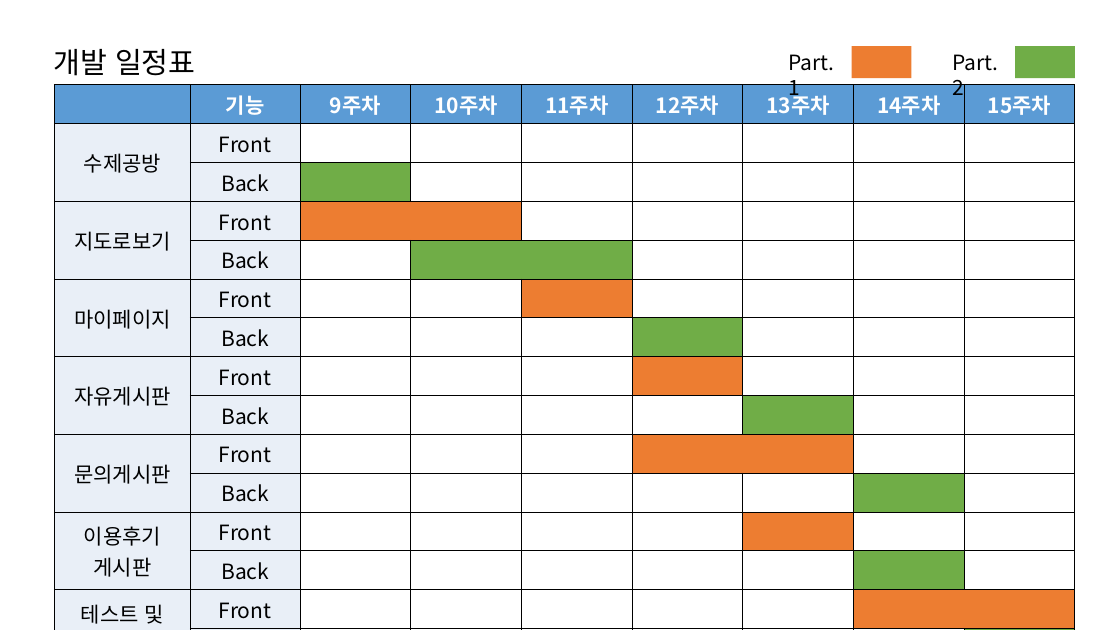
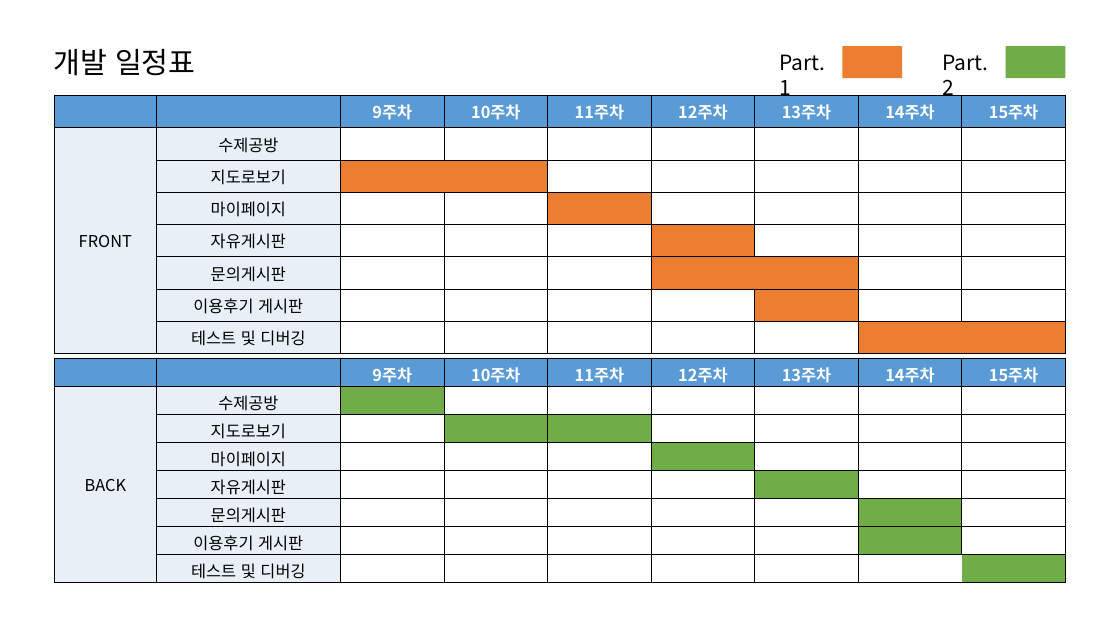
Before and after one commit to wnsgudchl0302/HandWork_Project_2021, a slide deck: slide 2 of DevDoc/개발일정표.pptx. Drawn at 1120x630 pixels with LibreOffice and Linux fonts; fonts in the diff are those of the drawing. Boxes give left, top, right and bottom in pixels: in the first picture for what was removed or moved away, otherwise in the second. Text is boxed around its words. In the diff, an @@ line names an element or a change of style, - is before the commit and + after.

```diff
--- a/DevDoc/개발일정표.pptx
+++ b/DevDoc/개발일정표.pptx
@@ 2 texts, 2 rectangles: place and size @@
-2 texts, 2 rectangles at (789,46,1075,100)
+2 texts, 2 rectangles at (779,46,1065,100)
@@ table at (55,96,1064,350) @@
-row 1:  | 기능 | 9주차 | 10주차 | 11주차 | 12주차 | 13주차 | 14주차 | 15주차
-row 2: 수제공방 | Front |  |  |  |  |  |  | 
-row 3:  | Back |  |  |  |  |  |  | 
-row 4: 지도로보기 | Front |  |  |  |  |  |  | 
-row 5:  | Back |  |  |  |  |  |  | 
-row 6: 마이페이지 | Front |  |  |  |  |  |  | 
-row 7:  | Back |  |  |  |  |  |  | 
-row 8: 자유게시판 | Front |  |  |  |  |  |  | 
-row 9:  | Back |  |  |  |  |  |  | 
-row 10: 문의게시판 | Front |  |  |  |  |  |  | 
-row 11:  | Back |  |  |  |  |  |  | 
-row 12: 이용후기 게시판 | Front |  |  |  |  |  |  | 
-row 13:  | Back |  |  |  |  |  |  | 
-row 14: 테스트 및 / 디버깅 | Front |  |  |  |  |  |  | 
-row 15:  | Back |  |  |  |  |  |  | 
+row 1:  |  | 9주차 | 10주차 | 11주차 | 12주차 | 13주차 | 14주차 | 15주차
+row 2: FRONT | 수제공방 |  |  |  |  |  |  | 
+row 3:  | 지도로보기 |  |  |  |  |  |  | 
+row 4:  | 마이페이지 |  |  |  |  |  |  | 
+row 5:  | 자유게시판 |  |  |  |  |  |  | 
+row 6:  | 문의게시판 |  |  |  |  |  |  | 
+row 7:  | 이용후기 게시판 |  |  |  |  |  |  | 
+row 8:  | 테스트 및 디버깅 |  |  |  |  |  |  | 
@@ table: place and size @@
-table at (55,85,1077,628)
+table at (55,96,1064,350)
@@ table added at (55,358,1064,587), 8 rows, 9 columns @@
+ |  | 9주차 | 10주차 | 11주차 | 12주차 | 13주차 | 14주차 | 15주차
+BACK | 수제공방 |  |  |  |  |  |  | 
+ | 지도로보기 |  |  |  |  |  |  | 
+ | 마이페이지 |  |  |  |  |  |  | 
+ | 자유게시판 |  |  |  |  |  |  | 
+ | 문의게시판 |  |  |  |  |  |  | 
+ | 이용후기 게시판 |  |  |  |  |  |  | 
+ | 테스트 및 디버깅 |  |  |  |  |  |  | 
```
Also in this commit, not shown: 1 other slide changed, 3 slides removed.
